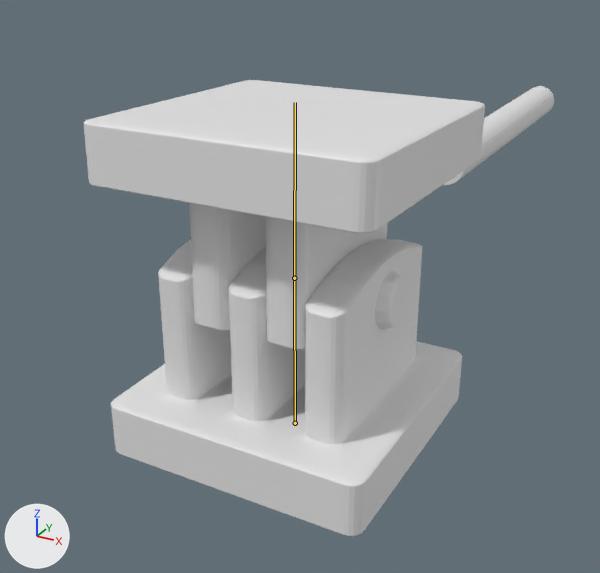
The Blender file Riggingpractice_Justin_01.blend, before and after one commit.
Camera for both pictures: a camera (50 mm lens) standing at (13.4, -24.0, 17.8) and looking at (-4.5, 8.6, 1.5). Lighting does not change. The marker at lower left points along +X, +Y and +Z. The picture after the commit comes second. Both versions are drawn at the pose saved in each file; the numbers are the values there. The bones that bend it are drawn over the model as lines.

Objects in the first picture: 'Hard-Surface Rig', 'Organic Rig', 'Rotation Point'.
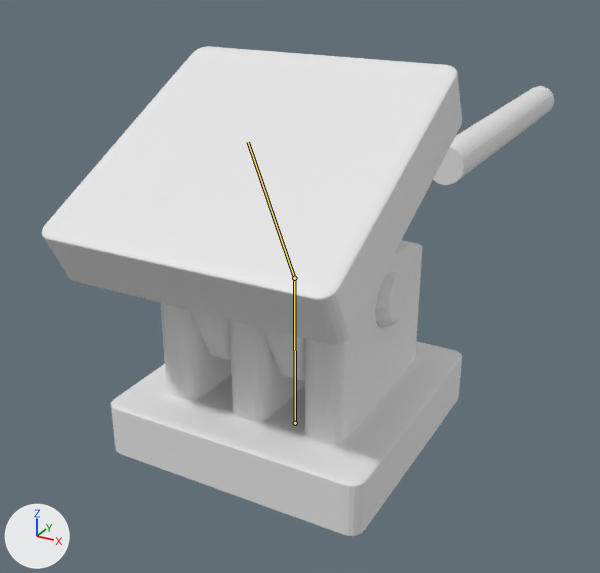
Changed parts and their boxes [x1, y1, x2, y2] in the pictures (600 x 573 px):
'Hard-Surface Rig', posed (7% taller)
    before: [84, 80, 485, 536]
    after: [42, 46, 462, 536]
'Rotation Point', posed
    before: [375, 272, 404, 329]
    after: [375, 272, 404, 328]
bone 'Top Bone', root to tip
    before: (294, 278) to (295, 102)
    after: (294, 278) to (248, 142)

What the commit changed:
Bone 'Top Bone' (bone_top_bone) turns from (-1, 0, 0) to (27, 0, 0) degrees about its own x, y and z.
